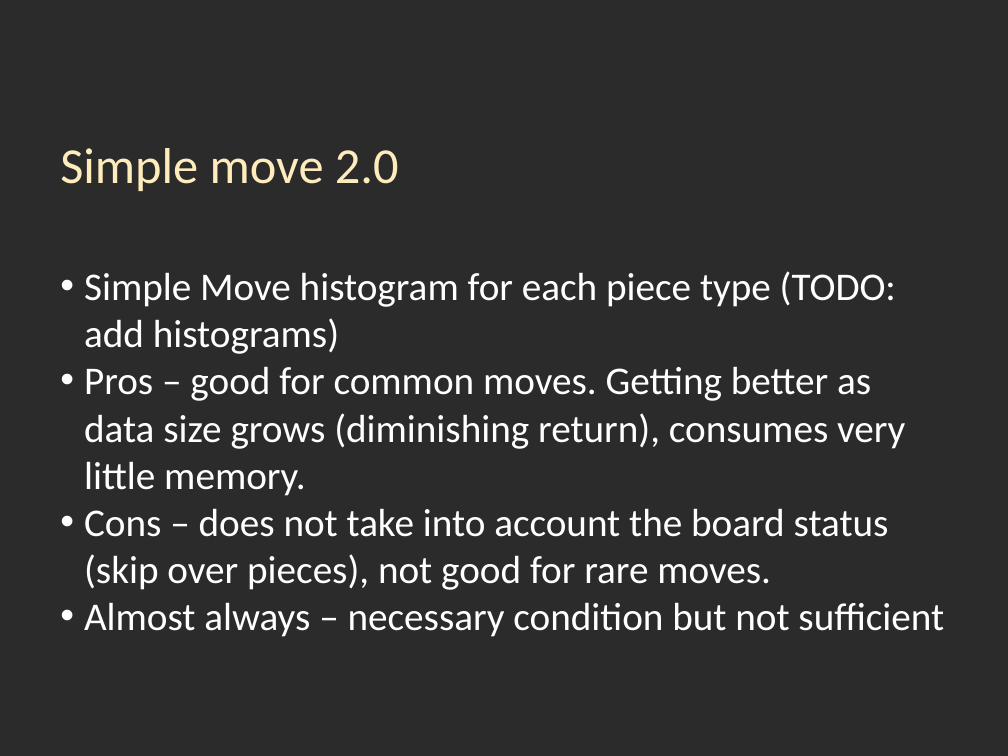
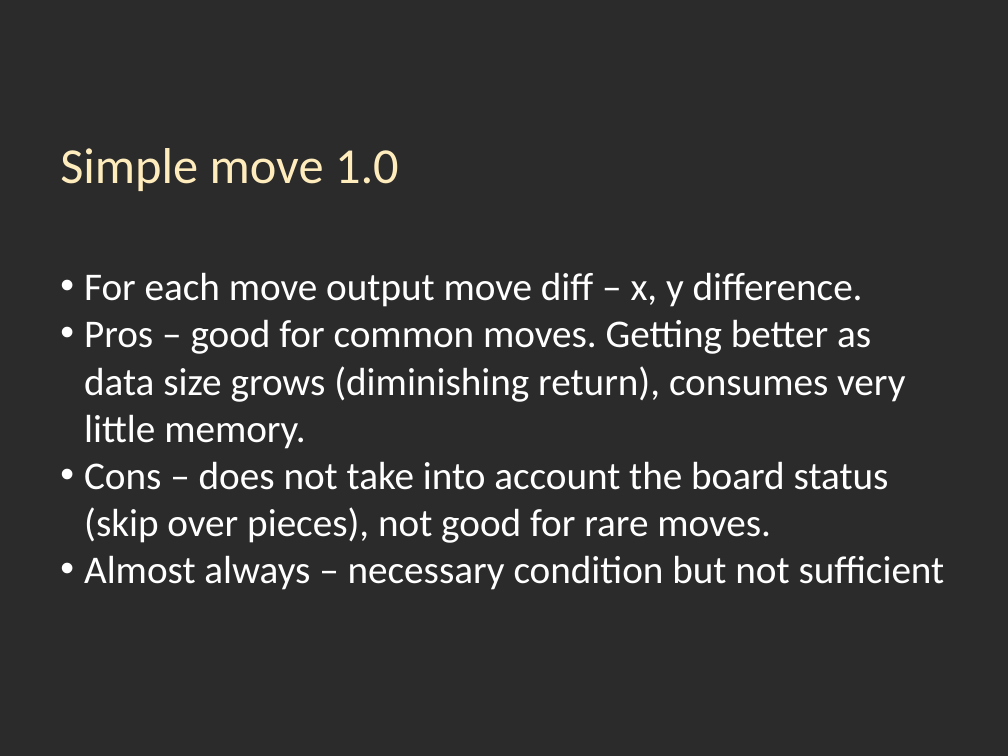
Before and after one commit to nivm/learningchess, a slide deck: slide 7 of presentation/chess_presentation.pptx. Drawn at 1008x756 pixels with LibreOffice and Linux fonts; fonts in the diff are those of the drawing; background and template pictures are left out; a plain dark background stands for a picture behind light text. Boxes give left, top, right and bottom in pixels: in the first picture for what was removed or moved away, otherwise in the second. Text is boxed around its words. In the diff, an @@ line names an element or a change of style, - is before the commit and + after.

```diff
--- a/presentation/chess_presentation.pptx
+++ b/presentation/chess_presentation.pptx
@@ text at (x1=60, y1=148, x2=399, y2=191): text changed @@
-Simple move 2.0
+Simple move 1.0
@@ text at (x1=84, y1=272, x2=863, y2=307): text changed @@
-• Simple Move histogram for each piece type (TODO: add histograms)
+• For each move output move diff – x, y difference.
```
Also in this commit, not shown: 3 other slides changed, 11 slides added.
